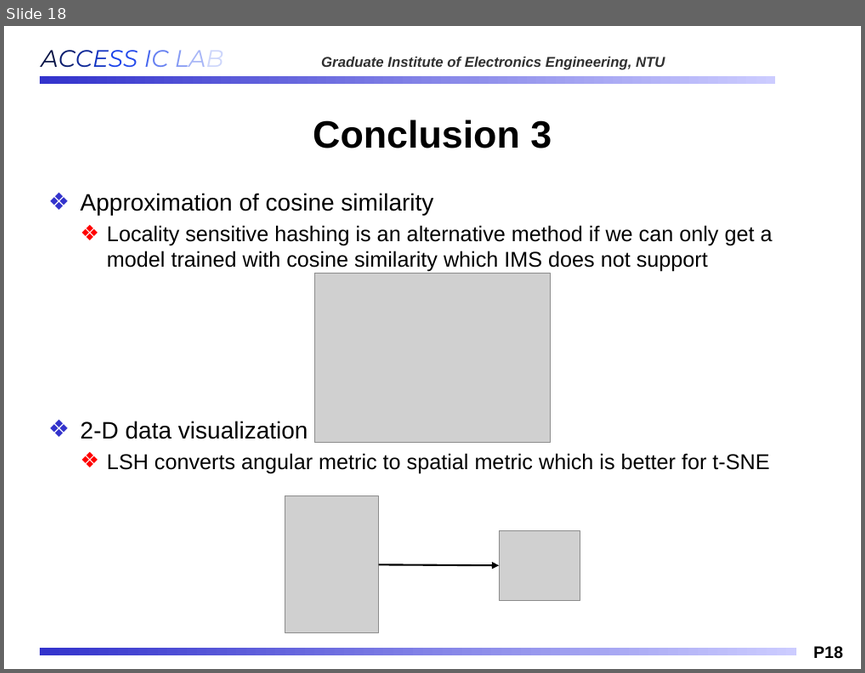
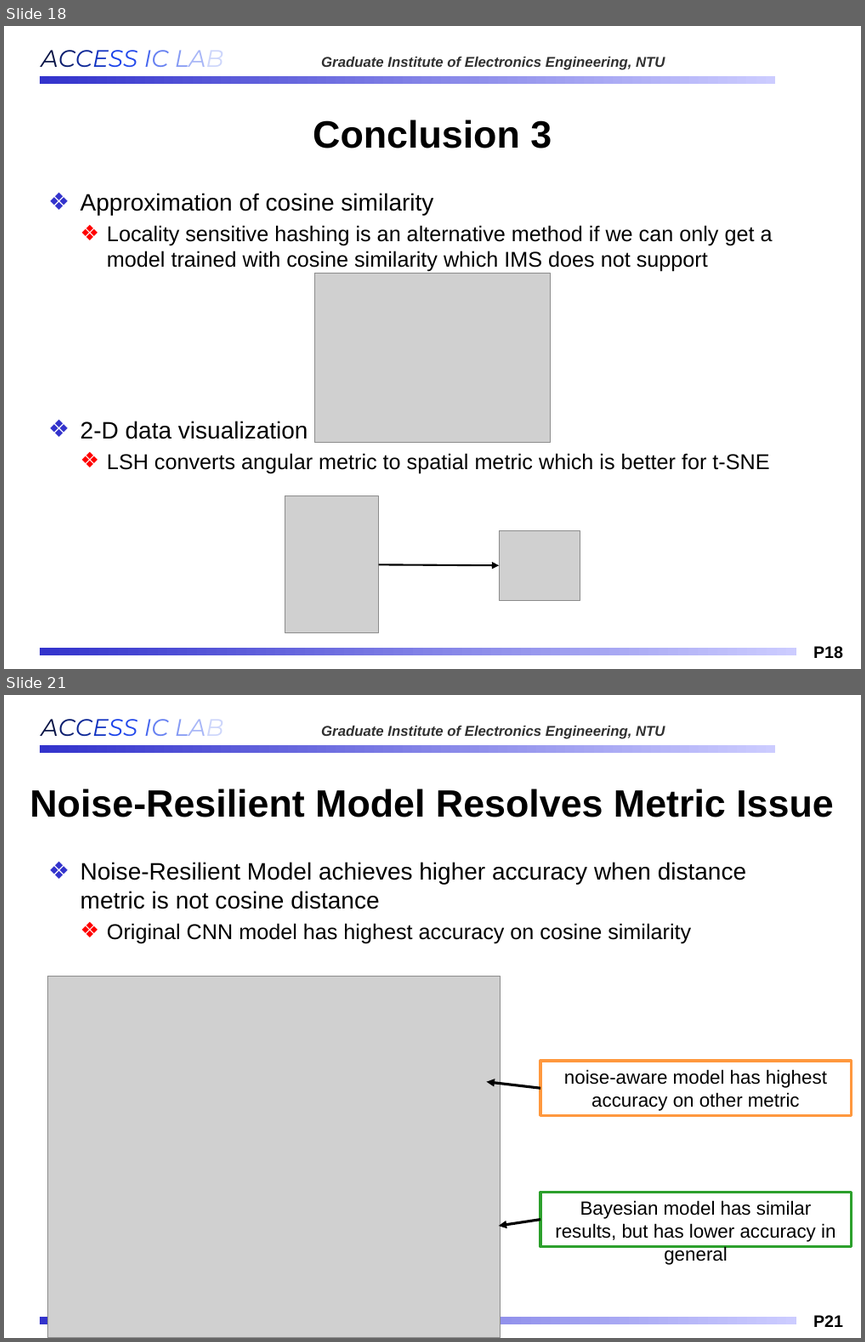
Before and after one commit to Oniontow/AndyWu_Project, a slide deck: b11901027_王仁軒.pptx. Shown one above the other, each under a label of ours: slide 18 before the commit, slides 18 and 21 after it; the slides between them are not shown. The pictures are 865x673 and 865x1342 pixels, drawn with LibreOffice and Linux fonts; fonts in the diff are those of the drawing; grey boxes stand for pictures; background and template pictures are left out. Boxes give left, top, right and bottom in pixels: in the first picture for what was removed or moved away, otherwise in the second. Text is boxed around its words. In the diff, an @@ line names an element or a change of style, - is before the commit and + after.

```diff
--- a/b11901027_王仁軒.pptx
+++ b/b11901027_王仁軒.pptx
@@ slide 21 added at (4, 695, 861, 1338), background #FFFFFF; not listed: 4 template elements that a slide beside it also shows @@
@@ title added at (30, 789, 834, 817), 32 pt, text #000000, bold @@
+Noise-Resilient Model Resolves Metric Issue
@@ text added at (80, 862, 746, 944), 20 pt, text #000000 @@
+❖ Noise-Resilient Model achieves higher accuracy when distance metric is not cosine distance
+  ❖ Original CNN model has highest accuracy on cosine similarity
@@ picture added at (47, 976, 500, 1338) @@
@@ rectangle added at (540, 1061, 851, 1116), outline #FF983E 2.25 pt, 16 pt, text #000000 @@
+noise-aware model has highest accuracy on other metric
@@ arrow added from (540, 1089) to (487, 1082), #000000 2.25 pt @@
@@ rectangle added at (540, 1192, 851, 1247), outline #2CA02C 2.25 pt, 16 pt, text #000000 @@
+Bayesian model has similar results, but has lower accuracy in general
@@ arrow added from (540, 1219) to (499, 1225), #000000 2.25 pt @@
```
Also in this commit, not shown: 5 other slides added, 1 slide removed, 16 other files.
